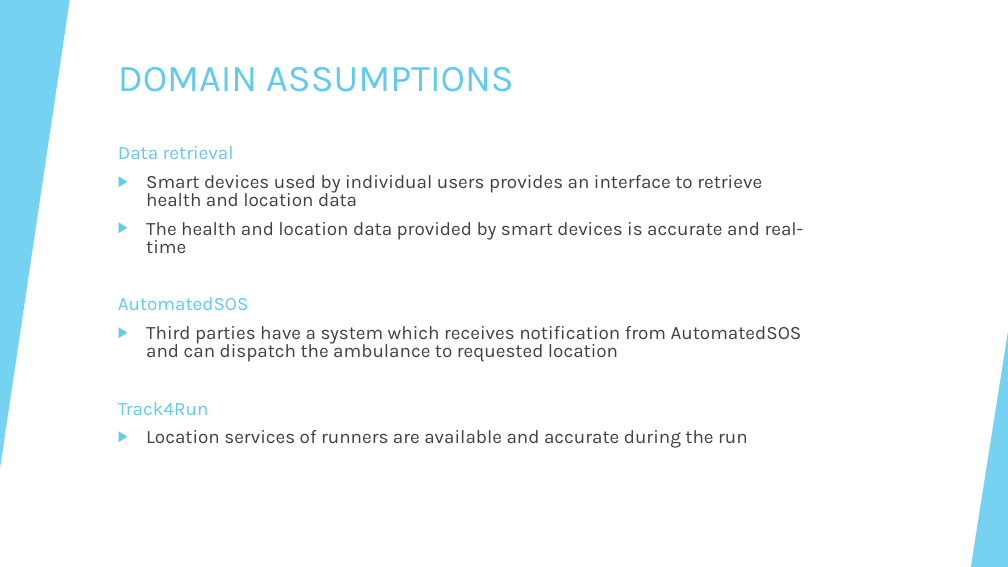
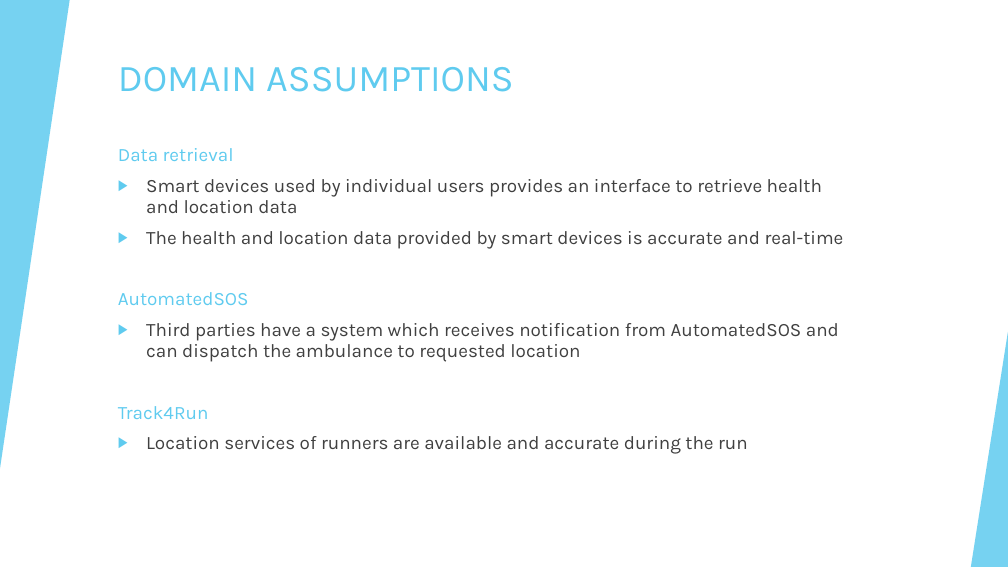
Before and after one commit to talipturkmen/GunayTastiTurkmen, a slide deck: slide 5 of Design-Process/software.pptx. Drawn at 1008x567 pixels with LibreOffice and Linux fonts; fonts in the diff are those of the drawing. Boxes give left, top, right and bottom in pixels: in the first picture for what was removed or moved away, otherwise in the second. Text is boxed around its words. In the diff, an @@ line names an element or a change of style, - is before the commit and + after.

```diff
--- a/Design-Process/software.pptx
+++ b/Design-Process/software.pptx
@@ text "Data retrieval" at [118, 148, 844, 454]: line spacing 0.8 to 0.9 @@
```
Also in this commit, not shown: 4 other slides changed.
